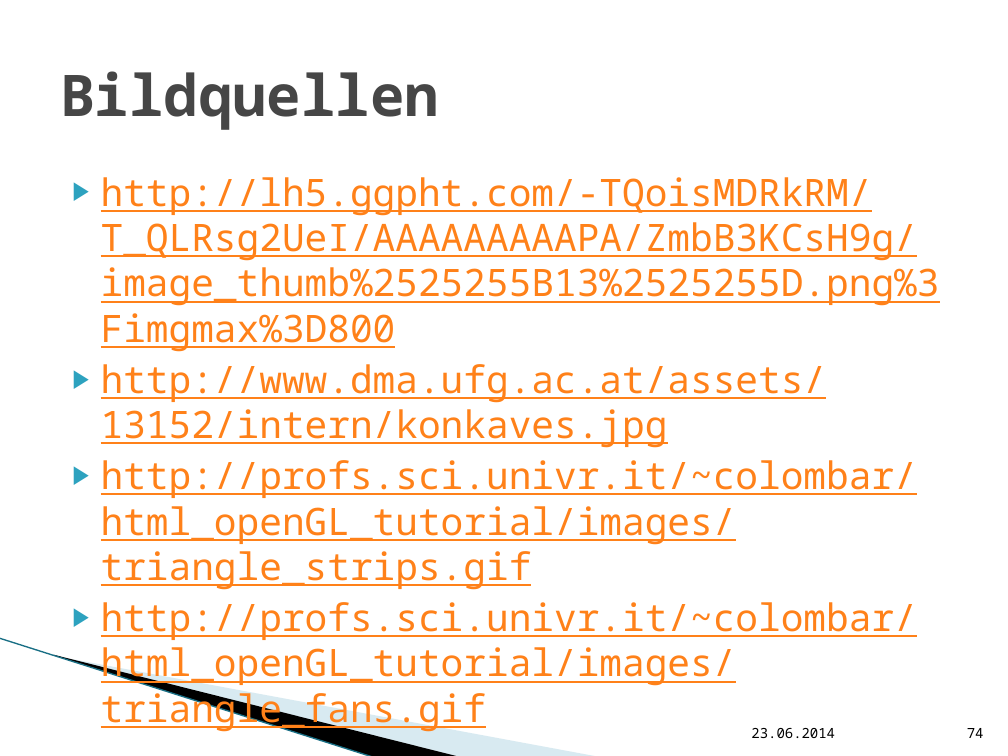
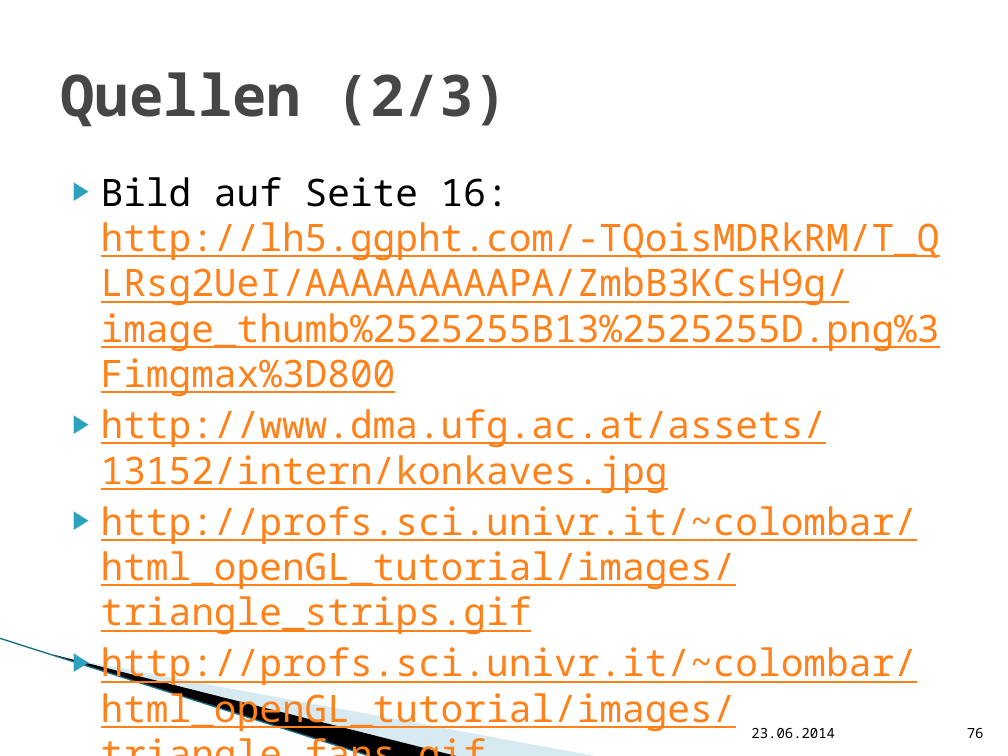
Before and after one commit to hft-swp/stuff, a slide deck: slide 76 of doku/präsentation nicht komplett/vCity-Präsentation.pptx (slide 74 before the commit). Drawn at 1008x756 pixels with LibreOffice and Linux fonts; fonts in the diff are those of the drawing; background and template pictures are left out. Boxes give left, top, right and bottom in pixels: in the first picture for what was removed or moved away, otherwise in the second. Text is boxed around its words. In the diff, an @@ line names an element or a change of style, - is before the commit and + after.

Commit message:
add new stuff :-)

```diff
--- a/doku/präsentation nicht komplett/vCity-Präsentation.pptx
+++ b/doku/präsentation nicht komplett/vCity-Präsentation.pptx
@@ title at [60,72,508,127]: text changed @@
-Bildquellen
+Quellen (2/3)
@@ text at [101,177,940,397]: text changed @@
-▶ http://lh5.ggpht.com/-TQoisMDRkRM/T_QLRsg2UeI/AAAAAAAAAPA/ZmbB3KCsH9g/image_thumb%2525255B13%2525255D.png%3Fimgmax%3D800
+▶ Bild auf Seite 16:
+  http://lh5.ggpht.com/-TQoisMDRkRM/T_QLRsg2UeI/AAAAAAAAAPA/ZmbB3KCsH9g/image_thumb%2525255B13%2525255D.png%3Fimgmax%3D800
@@ page number at [967,728,984,738]: text changed @@
-74
+76
```
Also in this commit, not shown: 6 other slides changed, 3 slides added, 1 slide removed.
